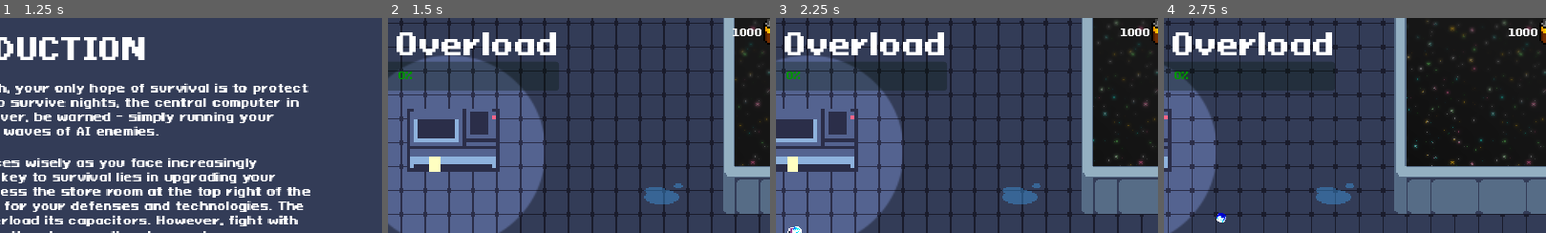
Above: before the commit, frames 1-4 (left to right).
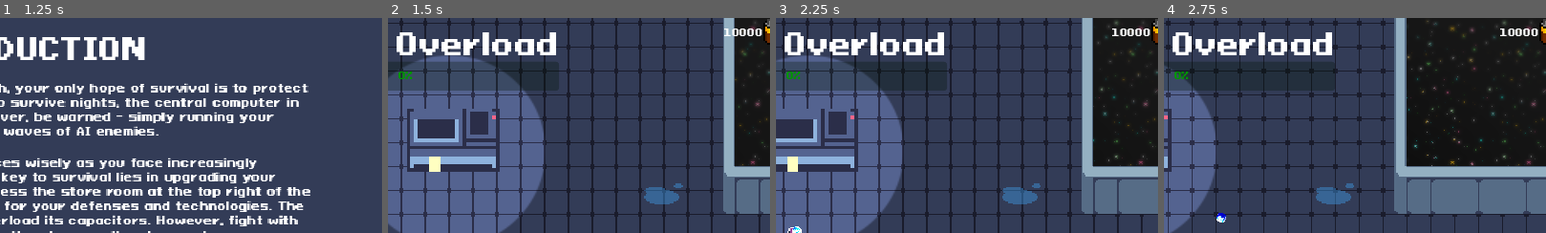
Above: after the commit, the same moments.

Repository: AugustanaCSC380January2024/final-game-solo
Game: Godot game, scene res://Scenes/main_menu.tscn
The game is run twice, just before and just after one commit, with the same random seed, the same clock (stepped at 60 frames per second) and the same inputs. Sound files missing from this copy of the repository are replaced by a short silence.
Inputs (mouse positions are % of the whole screen's width and height, from its top left):
- Up to frame 1 (1.25 s): click "Load Game" at 0.5 s
- Up to frame 2 (1.5 s): click "Continue" at 1.25 s
- Up to frame 3 (2.25 s): tap Enter at 2 s; move the mouse to (72, 45) at 2.02 s; hold Right (ui_right) from 2.03 s (still down); tap E (interact) at 2.1 s; click (72, 45) at 2.17 s
- Up to frame 4 (2.75 s): keep holding Right (ui_right)
The pictures show only the part of the screen within x 48-98%, y 0-50%; the shares and areas given below are measured in that part.

Frame 1 is identical in both runs. In frame 2, 0.2% of the frame differs, in the area x 88-98%, y 4-9%; in frame 3, 0.2%; in frame 4, 0.2%.

Commit message:
Fixed issue where siren cooldown would start earlier

Diff:
--- a/Scripts/game.gd
+++ b/Scripts/game.gd
@@ -75,7 +75,7 @@
 		store_ui.heal_beacon_button = Loader.heal_beacon_button
 		introduction.hide()
 	else:
-		set_batteries(1000)
+		set_batteries(10000)
 
 
 func _process(delta):
--- a/Scripts/player.gd
+++ b/Scripts/player.gd
@@ -202,6 +202,7 @@
 		siren.global_position = global_position
 		siren.life_span = siren_lifespan
 		$SirenContainer.add_child(siren)
+		await siren.get_node("LifeSpan").timeout
 		siren_cooldown_timer.start()
 		siren_on_cooldown = true
 		print("Called")
